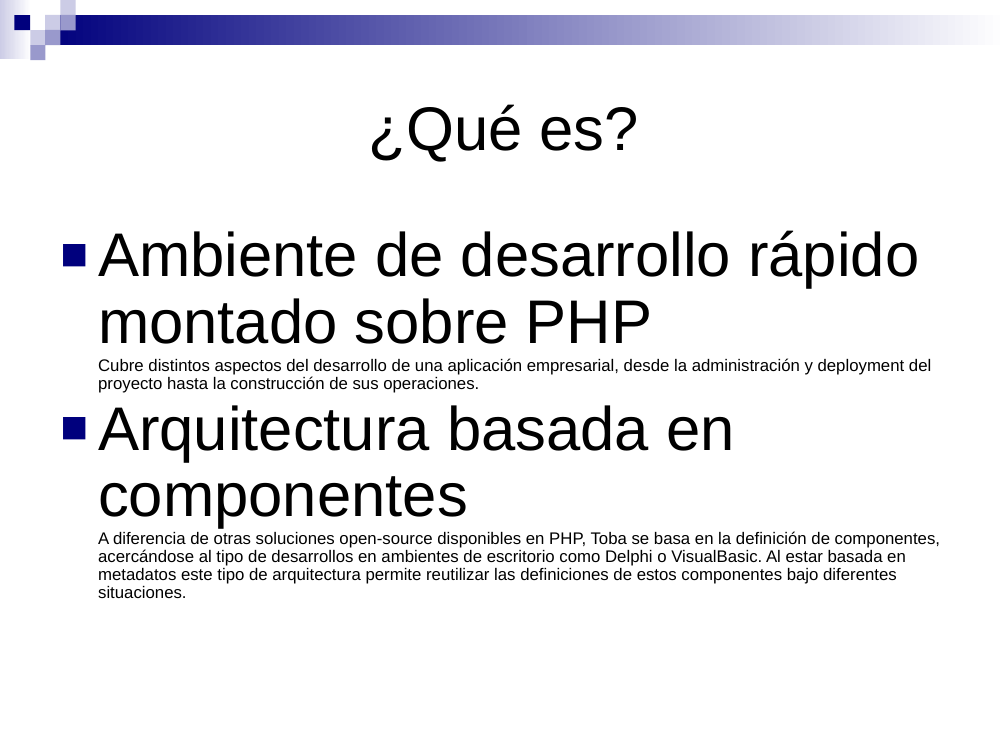
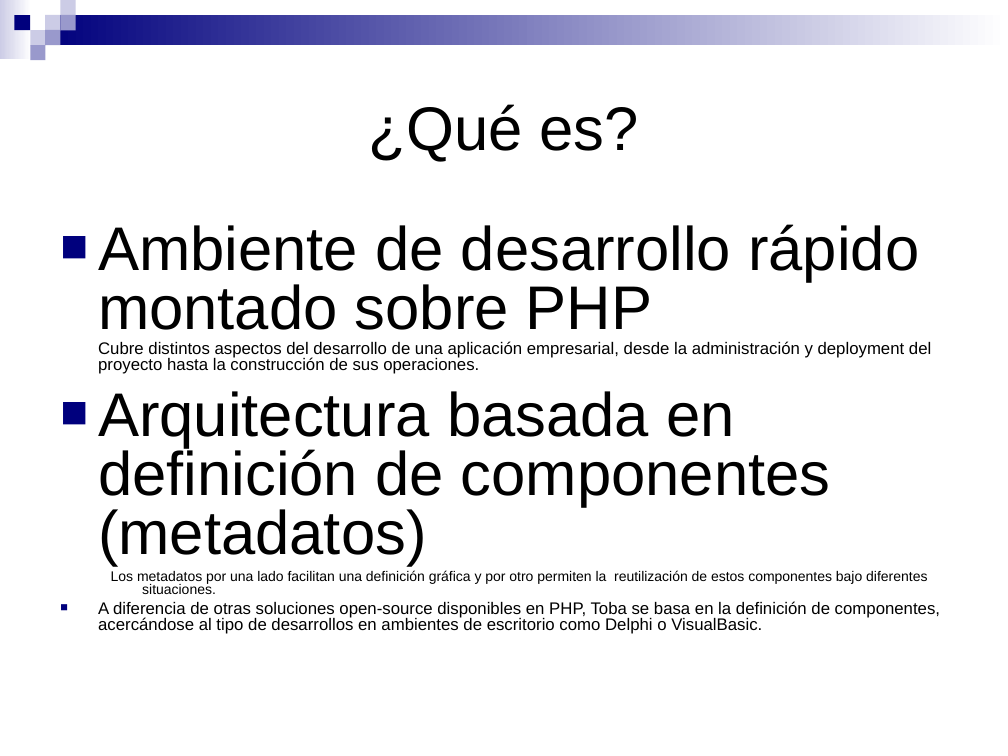
Before and after one commit to SIU-Toba/framework, a slide deck: slide 2 of doc/presentacion/Jornadas JAIIO.ppt. Drawn at 1008x756 pixels with LibreOffice and Linux fonts; fonts in the diff are those of the drawing. Boxes give left, top, right and bottom in pixels: in the first picture for what was removed or moved away, otherwise in the second. Text is boxed around its words. In the diff, an @@ line names an element or a change of style, - is before the commit and + after.

Commit message:
* Se puede agregar una dependencia al ci en ejecución {{{$this->agregar_dependencia($id, $proyecto, $objeto)}}}  * Nuevo CI que puede englobar a los constructores de objetos  * Nuevos formateos para la columna de cuadros (muestra imagenes de toba o del proyecto)  * Nueva version para la presentación

```diff
--- a/doc/presentacion/Jornadas JAIIO.ppt
+++ b/doc/presentacion/Jornadas JAIIO.ppt
@@ text at (98,224,931,374): line spacing 0.9 to 0.8 @@
@@ text at (98,391,940,634): text changed @@
-■ Arquitectura basada en componentes
-  A diferencia de otras soluciones open-source disponibles en PHP, Toba se basa en la definición de componentes, acercándose al tipo de desarrollos en ambientes de escritorio como Delphi o VisualBasic. Al estar basada en metadatos este tipo de arquitectura permite reutilizar las definiciones de estos componentes bajo diferentes situaciones.
+■ Arquitectura basada en definición de componentes (metadatos)
+  Los metadatos por una lado facilitan una definición gráfica y por otro permiten la reutilización de estos componentes bajo diferentes situaciones.
+■ A diferencia de otras soluciones open-source disponibles en PHP, Toba se basa en la definición de componentes, acercándose al tipo de desarrollos en ambientes de escritorio como Delphi o VisualBasic.
```
Also in this commit, not shown: 4 other slides changed, 8 other files.
